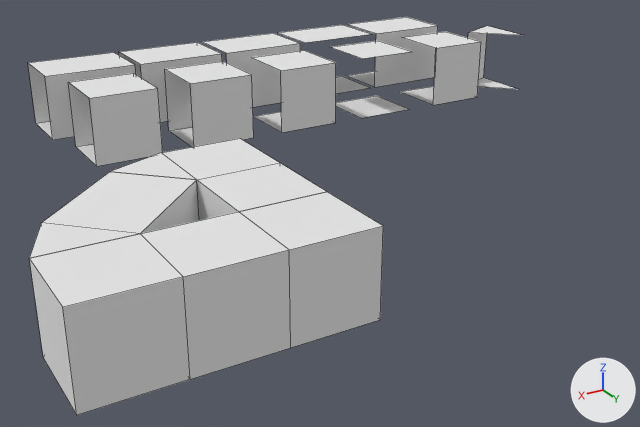
One commit to the Blender file blendfiles/tileset_uncomplete.blend: the scene before it, then after it.
Camera for both pictures: a 50 mm lens placed at (38.9, 123.2, 38.6), pointed at (-20.8, 23.8, -11.1). The lights are fixed; the arrows at lower right show +X, +Y and +Z. Mesh edges are drawn as thin lines.
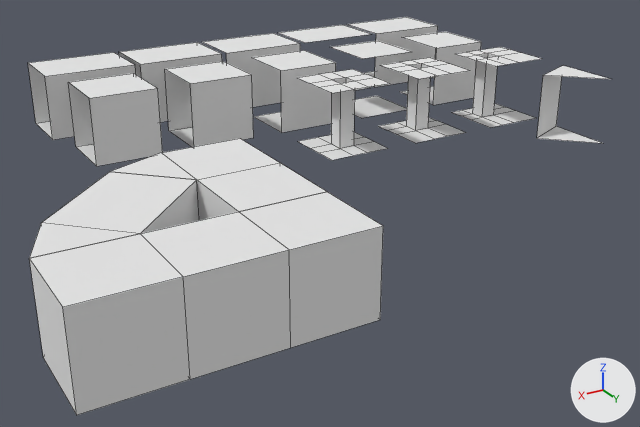
What differs and where, as boxes [x1, y1, x2, y2] in the pictures (640 x 427 px):
```json
{"object": "Cube.020", "change": "added", "after": [297, 69, 390, 160]}
{"object": "Cube.021", "change": "added", "after": [379, 57, 470, 143]}
{"object": "Cube.006", "change": "added", "after": [452, 47, 542, 128], "faces in mat_boden (its picture is missing)": [452, 53, 535, 128], "faces in mat_decke (its picture is missing)": [457, 47, 542, 66]}
{"object": "Cube.013", "change": "moved", "before": [468, 26, 521, 89], "after": [537, 66, 609, 143]}
```

Edits to the scene script, one JSON object a line:
```json
{"op": "add", "block": "mat_boden", "code": ["mat_boden = diffuse_material('Boden')", "mat_boden.base_color = (0.8, 0.8, 0.8)  # white #e7e7e7"]}
{"op": "add", "block": "mat_decke", "code": ["mat_decke = diffuse_material('Decke')", "mat_decke.base_color = (0.8, 0.8, 0.8)  # white #e7e7e7"]}
{"op": "add", "block": "me_cube_006", "code": ["me_cube_006 = bpy.data.meshes.new('Cube.006')", "me_cube_006.from_pydata(...)  # 32 vertices, 20 faces; spans x -1.0..1.0, y -1.0..1.0, z -1.0..1.0", "# faces by material slot: [12, 8]", "me_cube_006.materials.append(mat_boden)  # its picture is missing", "me_cube_006.materials.append(mat_decke)  # its picture is missing"]}
{"op": "add", "block": "me_cube_021", "code": ["me_cube_021 = bpy.data.meshes.new('Cube.021')", "me_cube_021.from_pydata(...)  # 32 vertices, 20 faces; spans x -1.0..1.0, y -1.0..1.0, z -1.0..1.0", "me_cube_021.materials.append(mat_material)  # white #e7e7e7"]}
{"op": "add", "block": "me_cube_022", "code": ["me_cube_022 = bpy.data.meshes.new('Cube.022')", "me_cube_022.from_pydata(...)  # 32 vertices, 20 faces; spans x -1.0..1.0, y -1.0..1.0, z -1.0..1.0", "me_cube_022.materials.append(mat_material)  # white #e7e7e7"]}
{"op": "set", "path": "ob_cube_013.location", "old": "(-75.0, 0.0, 0.0)", "new": "(-64.6, 30.0, 0.0)"}
{"op": "add", "block": "ob_cube_006", "code": ["ob_cube_006 = bpy.data.objects.new('Cube.006', me_cube_006)", "ob_cube_006.location = (-60.0, 15.0, 0.0)", "ob_cube_006.scale = (5.0, 5.0, 5.0)"]}
{"op": "add", "block": "ob_cube_021", "code": ["ob_cube_021 = bpy.data.objects.new('Cube.021', me_cube_021)", "ob_cube_021.location = (-45.0, 15.0, 0.0)", "ob_cube_021.scale = (5.0, 5.0, 5.0)"]}
{"op": "add", "block": "ob_cube_020", "code": ["ob_cube_020 = bpy.data.objects.new('Cube.020', me_cube_022)", "ob_cube_020.location = (-30.0, 15.0, 0.0)", "ob_cube_020.scale = (5.0, 5.0, 5.0)"]}
```
